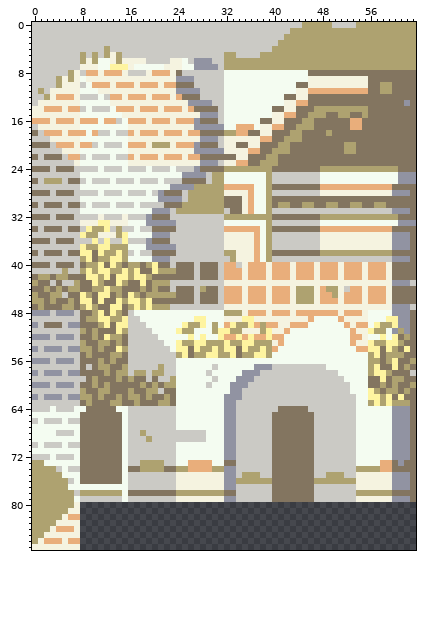
Sprite sheet: assets/tiles/Urban Tile Set.png. The picture above was drawn from the file before the commit.
The file is 128x176 pixels, drawn in blocks of 2x2; one block is one cell here.
And afterwards:
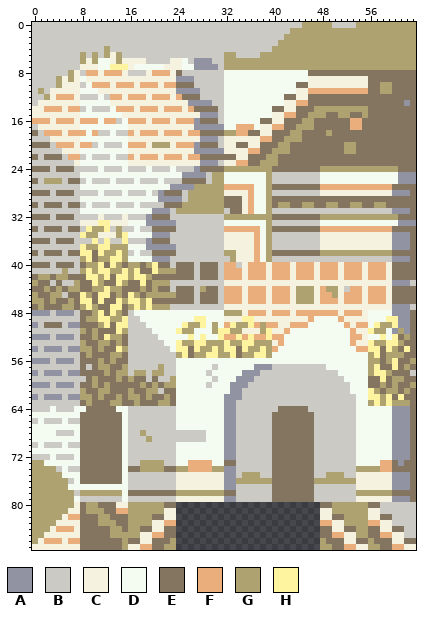
Palette (. is transparent): A #9193a2  B #cbcac5  C #f5f3e0  D #f4fcf1  E #837560  F #e9ae7b  G #aea270  H #fef4a0
What changed:
y 80: x 8..23 ................ -> EGGEEECCGGGGGGEE; x 48..63 ................ -> EEGGGGGGEEBBBBBB
y 81: x 8..23 ................ -> EGGGEEFFGGGGGGCC; x 48..63 ................ -> CCGGGGGGCCBBBBBB
y 82: x 8..23 ................ -> EEEGGEEEGGGGEECC; x 48..63 ................ -> CCEEGGGGCCEEBBBB
y 83: x 8..23 ................ -> EEEGGGEEGGGGCCFF; x 48..63 ................ -> FFCCGGGGFFCCBBBB
y 84: x 8..23 ................ -> EEEEEGGEGGEECCEE; x 48..63 ................ -> EECCEEGGEECCEEBB
y 85: x 8..23 ................ -> EEEEEGGGGGCCFFEE; x 48..63 ................ -> EEFFCCGGEEFFCCBB
y 86: x 8..23 ................ -> EEEEEEEGEECCEEEG; x 48..63 ................ -> GEEECCEEGEEECCEE
y 87: x 8..23 ................ -> EEEEEEEGCCFFEEGG; x 48..63 ................ -> GGEEFFCCGGEEFFCC
Pixel boxes of the changes (left, top, right, bottom) in both pictures:
added: (80, 502, 176, 550)
added: (320, 502, 416, 550)
